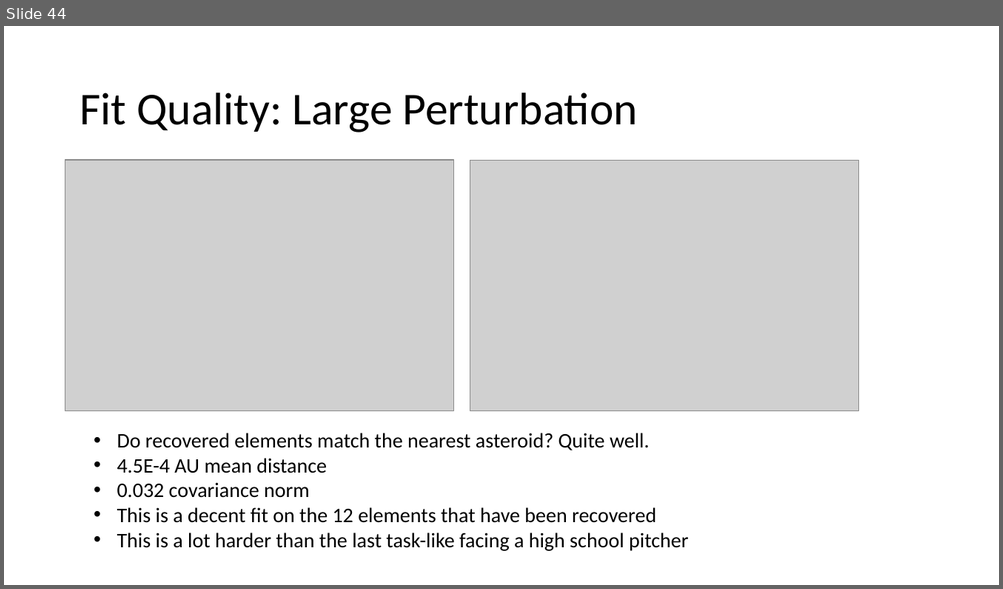
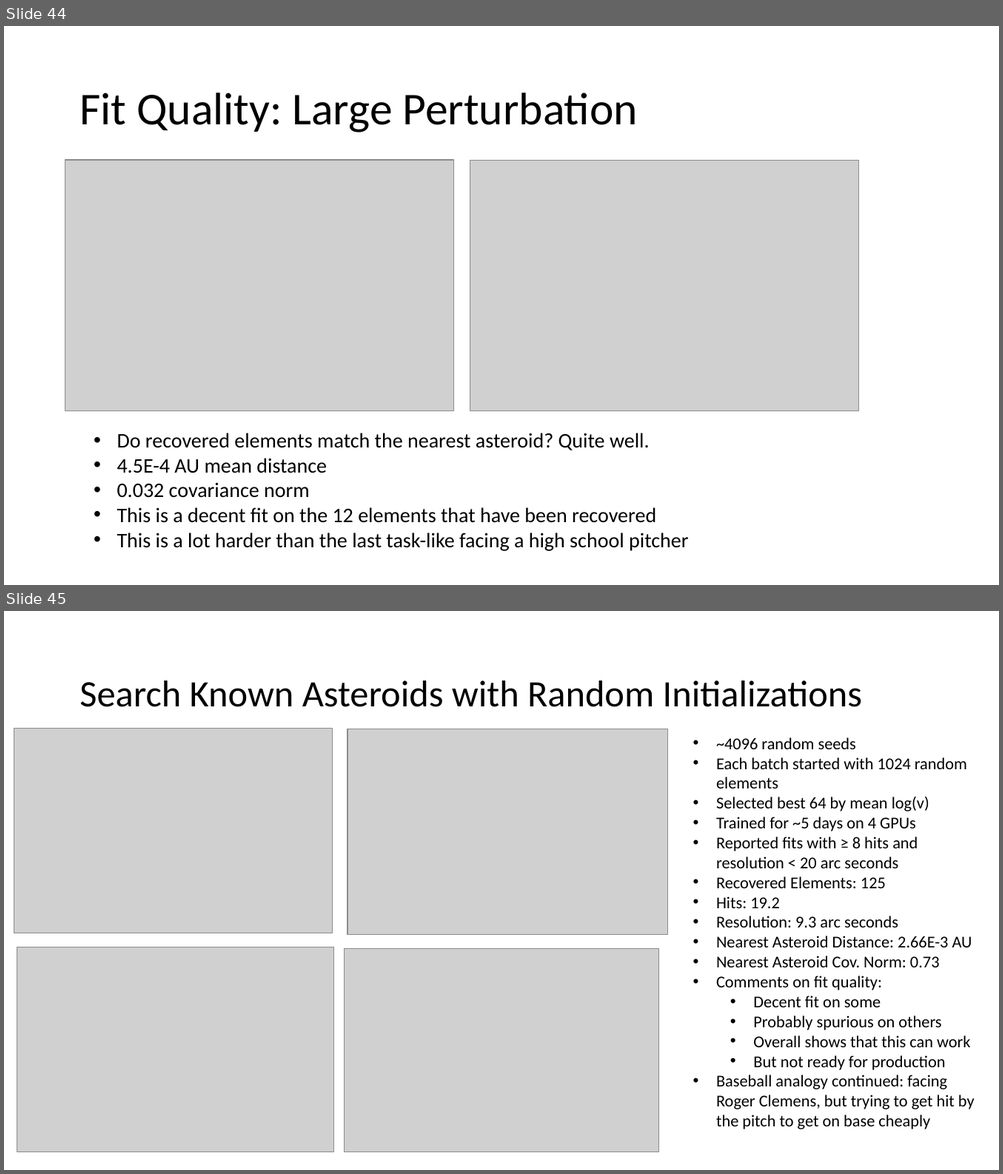
Before and after one commit to memanuel/kepler-sieve, a slide deck: thesis/kepler-sieve-slides.pptx. Shown one above the other, each under a label of ours: slide 44 before the commit, slides 44 and 45 after it. The pictures are 1003x589 and 1003x1174 pixels, drawn with LibreOffice and Linux fonts; fonts in the diff are those of the drawing; grey boxes stand for pictures. Boxes give left, top, right and bottom in pixels: in the first picture for what was removed or moved away, otherwise in the second. Text is boxed around its words. In the diff, an @@ line names an element or a change of style, - is before the commit and + after.

```diff
--- a/thesis/kepler-sieve-slides.pptx
+++ b/thesis/kepler-sieve-slides.pptx
@@ slide 45 added at [4,611,999,1170], background #FFFFFF @@
@@ title added at [79,681,862,707], 36 pt, text #000000 @@
+Search Known Asteroids with Random Initializations
@@ picture added at [14,728,333,934] @@
@@ picture added at [347,729,667,936] @@
@@ text added at [716,738,974,1130], 16 pt, text #000000 @@
+• ~4096 random seeds
+• Each batch started with 1024 random elements
+• Selected best 64 by mean log(v)
+• Trained for ~5 days on 4 GPUs
+• Reported fits with ≥ 8 hits and resolution < 20 arc seconds
+• Recovered Elements: 125
+• Hits: 19.2
+• Resolution: 9.3 arc seconds
+• Nearest Asteroid Distance: 2.66E-3 AU
+• Nearest Asteroid Cov. Norm: 0.73
+• Comments on fit quality:
+  • Decent fit on some
+  • Probably spurious on others
+  • Overall shows that this can work
+  • But not ready for production
+• Baseball analogy continued: facing Roger Clemens, but trying to get hit by the pitch to get on base cheaply
@@ picture added at [17,948,334,1153] @@
@@ picture added at [344,949,659,1153] @@
```
Also in this commit, not shown: 7 other slides added, 1 slide removed, 2 other files.
